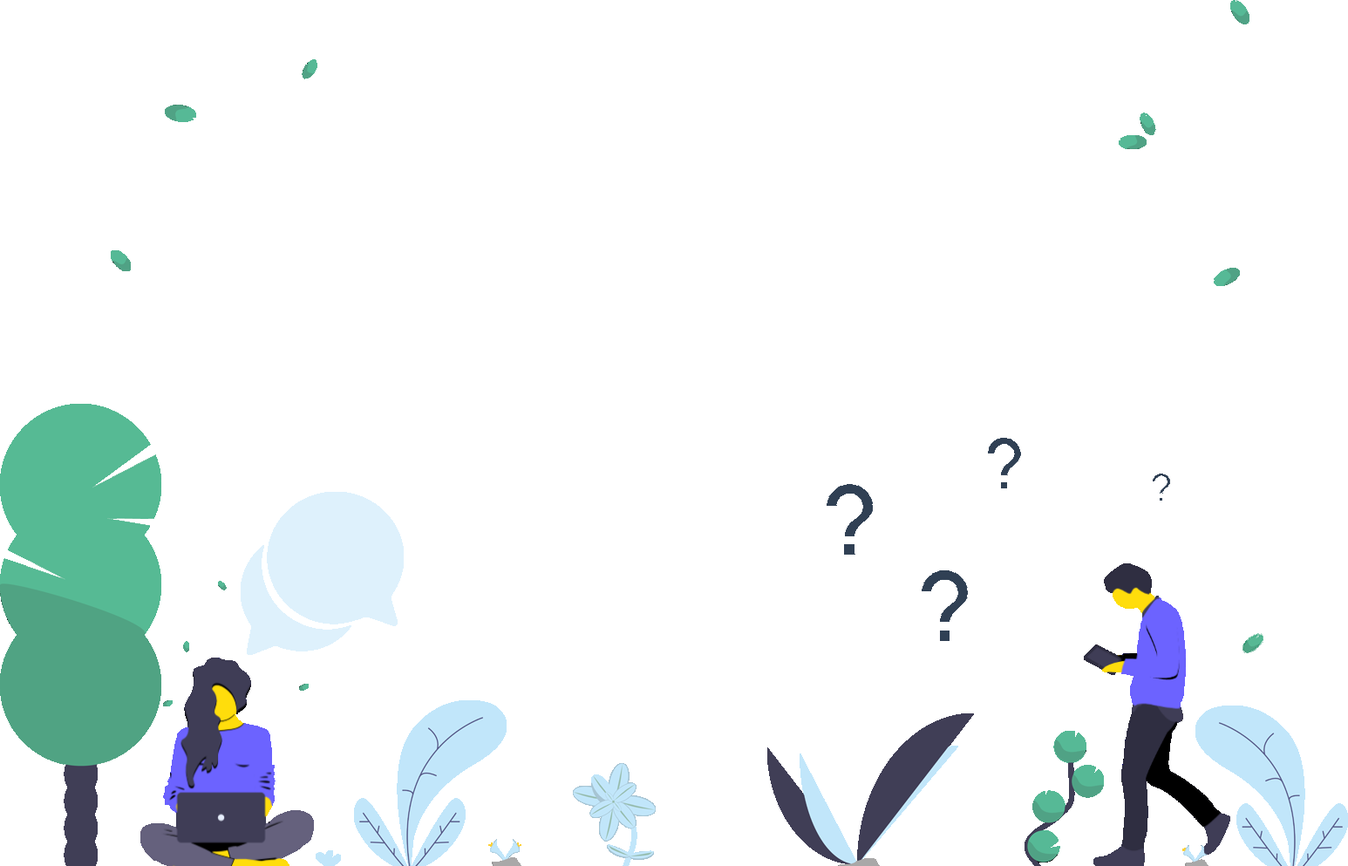
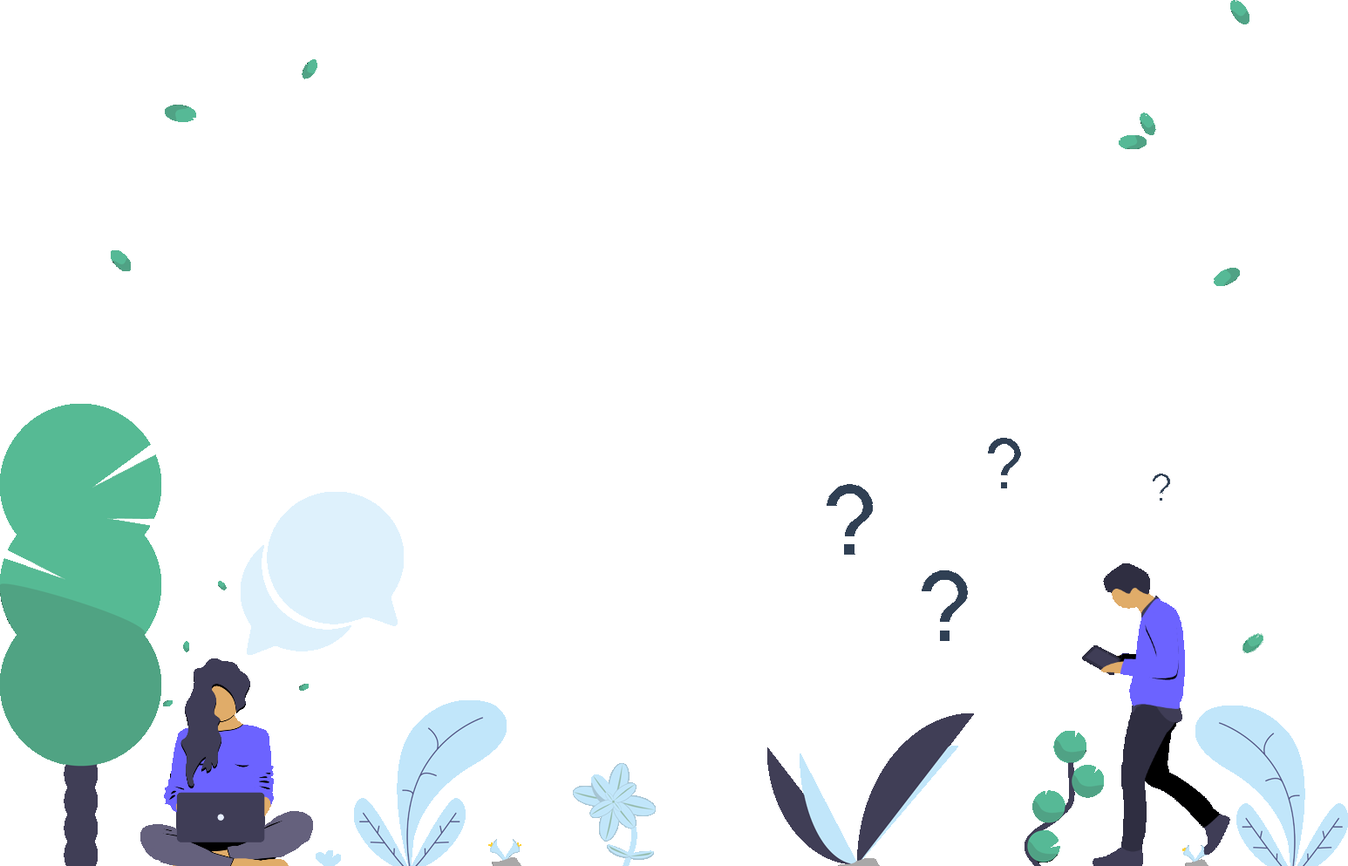
Layered file, before and after one edit (1348 × 866). Changes by layer:
added layer "_man brown" above "man yellow" over [1082, 563, 1231, 866]
hid "man yellow" over [1084, 563, 1231, 866]
added layer "_lady brown" above "lady yellow" over [140, 658, 314, 866]
hid "lady yellow" over [140, 657, 314, 866]
